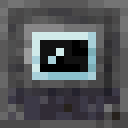
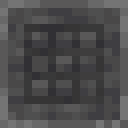
Before/after of a 128 x 128 layered artwork. What changed in the layer stack:
hid group "front" (9 layers) over [0, 16, 128, 128]
added layer "grid" (luminosity, 50%) above "top" over [24, 24, 104, 104]
showed "top" over [0, 16, 128, 128]
